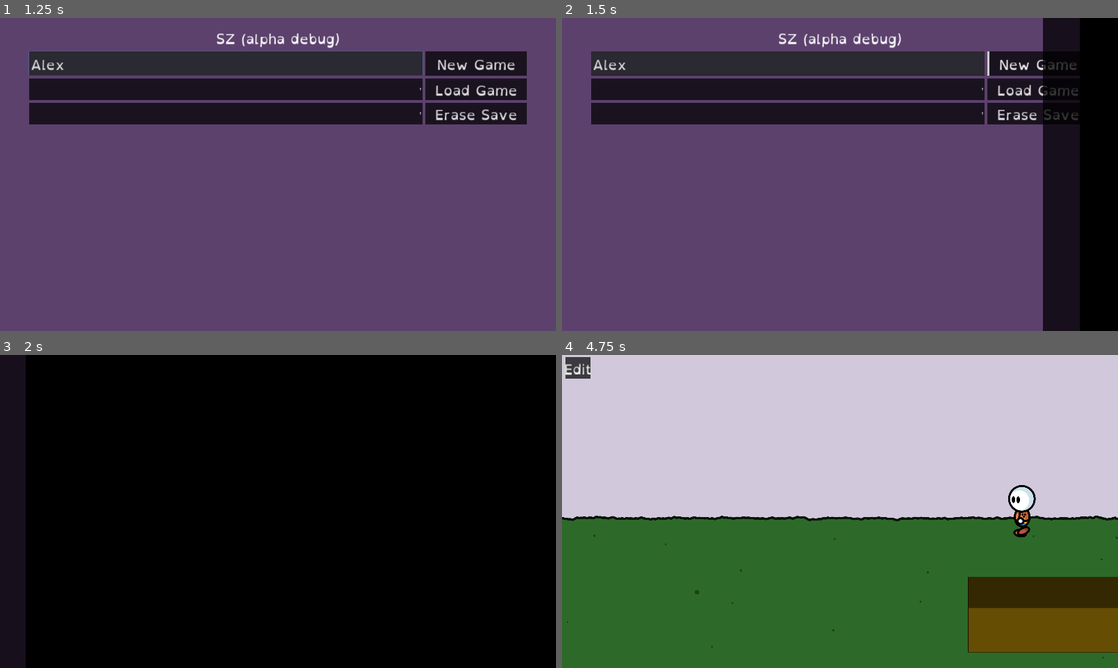
Above: before the commit, frames 1-4 (two rows, left to right).
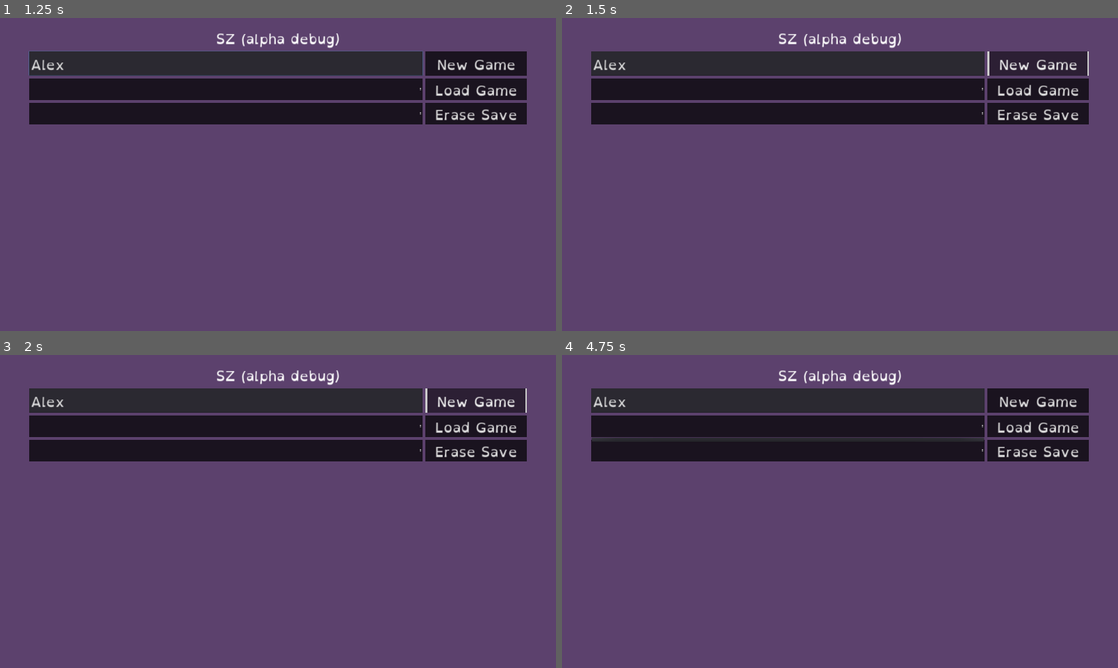
Above: after the commit, the same moments.

Repository: fupicat/szabandoned-0
Game: Godot game, scene res://Scenes/UI/Menu.tscn
Two runs of this game, one before a commit and one after it. Both use one fixed random seed, a clock stepped at 60 frames per second and the inputs below.
Inputs (mouse positions are in pixels of both pictures, inside the frame that each line leads up to):
- Up to frame 1 (1.25 s): click (227, 61) at 0.52 s; type "Alex" at 0.6 s
- Up to frame 2 (1.5 s): click "New Game" at 1.25 s
- Up to frame 3 (2 s): no input
- Up to frame 4 (4.75 s): click "New Game" at 2 s; move the mouse to (962, 495) at 2.77 s; hold Right (right) 2.78-3.5 s; hold Tab (mode) 2.78-3.5 s; click (578, 367) at 3.5 s, where only the run before the commit has a clickable "Edit"; click (789, 426) at 4.27 s

Frame 1 is identical in both runs. In frame 2, 13% of the frame differs, in the area x 86-100%, y 0-100%; in frame 3, 100%, in the area x 0-100%, y 0-100%; in frame 4, 100%.
Error after the commit: Parse Error: Variable "_i" already defined in the scope (at line 37). (res://Scripts/Global.gd:41)

Commit message:
Generate NPCs

Diff:
--- /dev/null
+++ b/Scenes/NPC.tscn
@@ -0,0 +1,38 @@
+[gd_scene load_steps=5 format=2]
+
+[ext_resource path="res://Scripts/NPC.gd" type="Script" id=1]
+[ext_resource path="res://Scenes/Scrat.tscn" type="PackedScene" id=2]
+
+[sub_resource type="RectangleShape2D" id=1]
+extents = Vector2( 56.6084, 27.8953 )
+
+[sub_resource type="CircleShape2D" id=2]
+radius = 202.807
+
+[node name="NPC" type="KinematicBody2D" groups=[
+"Interactable",
+"NPC",
+]]
+position = Vector2( 1221.91, 443.986 )
+script = ExtResource( 1 )
+
+[node name="Scrat" type="Node2D" parent="." instance=ExtResource( 2 )]
+
+[node name="CollisionShape2D" type="CollisionShape2D" parent="."]
+shape = SubResource( 1 )
+
+[node name="Wander" type="Timer" parent="."]
+one_shot = true
+
+[node name="Interact" type="Area2D" parent="."]
+
+[node name="CollisionShape2D" type="CollisionShape2D" parent="Interact"]
+shape = SubResource( 2 )
+
+[node name="RayCast2D" type="RayCast2D" parent="."]
+cast_to = Vector2( 500, 0 )
+[connection signal="timeout" from="Wander" to="." method="_on_Wander_timeout"]
+[connection signal="body_entered" from="Interact" to="." method="_on_Interact_body_entered"]
+[connection signal="body_exited" from="Interact" to="." method="_on_Interact_body_exited"]
+[connection signal="mouse_entered" from="Interact" to="." method="_on_Interact_mouse_entered"]
+[connection signal="mouse_exited" from="Interact" to="." method="_on_Interact_mouse_exited"]
--- a/Scenes/Places/Town.tscn
+++ b/Scenes/Places/Town.tscn
@@ -7,8 +7,7 @@
 [ext_resource path="res://Scripts/ExitMouse.gd" type="Script" id=5]
 [ext_resource path="res://Scripts/Placeable.gd" type="Script" id=6]
 [ext_resource path="res://Art/Placeables/SignHouse.png" type="Texture" id=7]
-[ext_resource path="res://Scripts/NPC.gd" type="Script" id=8]
-[ext_resource path="res://Scenes/Scrat.tscn" type="PackedScene" id=9]
+[ext_resource path="res://Scenes/NPC.tscn" type="PackedScene" id=8]
 [ext_resource path="res://Scenes/UI/Transition.tscn" type="PackedScene" id=10]
 
 [sub_resource type="RectangleShape2D" id=1]
@@ -22,12 +21,6 @@
 
 [sub_resource type="RectangleShape2D" id=4]
 extents = Vector2( 72.2358, 41.1125 )
-
-[sub_resource type="RectangleShape2D" id=5]
-extents = Vector2( 56.6084, 27.8953 )
-
-[sub_resource type="CircleShape2D" id=6]
-radius = 202.807
 
 [node name="Town" type="Node2D"]
 script = ExtResource( 1 )
@@ -93,33 +86,7 @@
 [node name="IntPos" type="Position2D" parent="Sign"]
 position = Vector2( 0, 74 )
 
-[node name="NPC" type="KinematicBody2D" parent="." groups=[
-"Interactable",
-"NPC",
-]]
-position = Vector2( 1221.91, 443.986 )
-script = ExtResource( 8 )
-
-[node name="Scrat" parent="NPC" instance=ExtResource( 9 )]
-
-[node name="CollisionShape2D" type="CollisionShape2D" parent="NPC"]
-shape = SubResource( 5 )
-
-[node name="Wander" type="Timer" parent="NPC"]
-one_shot = true
-
-[node name="Interact" type="Area2D" parent="NPC"]
-
-[node name="CollisionShape2D" type="CollisionShape2D" parent="NPC/Interact"]
-shape = SubResource( 6 )
-
-[node name="RayCast2D" type="RayCast2D" parent="NPC"]
-cast_to = Vector2( 500, 0 )
+[node name="NPC" parent="." instance=ExtResource( 8 )]
 
 [node name="Transition" parent="." instance=ExtResource( 10 )]
 [connection signal="body_entered" from="ToHouse" to="." method="_on_ToHouse_body_entered"]
-[connection signal="timeout" from="NPC/Wander" to="NPC" method="_on_Wander_timeout"]
-[connection signal="body_entered" from="NPC/Interact" to="NPC" method="_on_Interact_body_entered"]
-[connection signal="body_exited" from="NPC/Interact" to="NPC" method="_on_Interact_body_exited"]
-[connection signal="mouse_entered" from="NPC/Interact" to="NPC" method="_on_Interact_mouse_entered"]
-[connection signal="mouse_exited" from="NPC/Interact" to="NPC" method="_on_Interact_mouse_exited"]
--- a/Scenes/UI/Pause.tscn
+++ b/Scenes/UI/Pause.tscn
@@ -4,6 +4,7 @@
 [ext_resource path="res://SimpleTheme.tres" type="Theme" id=2]
 
 [node name="Pause" type="CanvasLayer"]
+layer = 10
 script = ExtResource( 1 )
 
 [node name="Pause" type="Control" parent="."]
@@ -28,48 +29,48 @@
 scroll_horizontal_enabled = false
 
 [node name="Bts" type="VBoxContainer" parent="Pause/ScrollContainer"]
-margin_top = 358.0
+margin_top = 373.0
 margin_right = 1720.0
-margin_bottom = 702.0
+margin_bottom = 687.0
 size_flags_horizontal = 3
 size_flags_vertical = 6
 custom_constants/separation = 10
 
 [node name="Continue" type="Button" parent="Pause/ScrollContainer/Bts"]
 margin_right = 1720.0
-margin_bottom = 88.0
+margin_bottom = 78.0
 text = "Continue"
 
 [node name="Man" type="HBoxContainer" parent="Pause/ScrollContainer/Bts"]
-margin_top = 98.0
+margin_top = 88.0
 margin_right = 1720.0
-margin_bottom = 186.0
+margin_bottom = 166.0
 size_flags_horizontal = 3
 custom_constants/separation = 10
 
 [node name="Save" type="Button" parent="Pause/ScrollContainer/Bts/Man"]
 margin_right = 855.0
-margin_bottom = 88.0
+margin_bottom = 78.0
 size_flags_horizontal = 3
 text = "Save Game"
 
 [node name="Load" type="Button" parent="Pause/ScrollContainer/Bts/Man"]
 margin_left = 865.0
 margin_right = 1720.0
-margin_bottom = 88.0
+margin_bottom = 78.0
 size_flags_horizontal = 3
 text = "Load Game"
 
 [node name="Container" type="Container" parent="Pause/ScrollContainer/Bts"]
-margin_top = 196.0
+margin_top = 176.0
 margin_right = 1720.0
-margin_bottom = 246.0
+margin_bottom = 226.0
 rect_min_size = Vector2( 0, 50 )
 
 [node name="Quit" type="Button" parent="Pause/ScrollContainer/Bts"]
-margin_top = 256.0
+margin_top = 236.0
 margin_right = 1720.0
-margin_bottom = 344.0
+margin_bottom = 314.0
 text = "Save and Quit"
 [connection signal="pressed" from="Pause/ScrollContainer/Bts/Continue" to="." method="_on_Continue_pressed"]
 [connection signal="pressed" from="Pause/ScrollContainer/Bts/Man/Save" to="." method="_on_Save_pressed"]
--- a/Scripts/Global.gd
+++ b/Scripts/Global.gd
@@ -4,14 +4,55 @@
 
 var house = []
 var memory = []
+var rng_seed = 0
+var npcs = []
+var scene_store = ''
 
 const TRANSITION = preload('res://Scenes/UI/Transition.tscn')
 const SPEECH = preload("res://Scenes/UI/TextBubble.tscn")
 
-var scene_store = ''
-
-func _init():
+enum LIKES {
+    games,
+    art,
+    nature,
+    food,
+    music,
+    electronics,
+    spaceships,
+    space,
+}
+
+func _ready():
     pause_mode = Node.PAUSE_MODE_PROCESS
+    randomize()
+    rng_seed = floor(rand_range(0, 100000))
+    seed(rng_seed)
+
+    var file = File.new()
+    file.open('res://Text/NameParts.tres', File.READ)
+    var name_list = file.get_as_text().split('\n', false)
+    file.close()
+
+    var likes_left = LIKES.values()
+    for _i in range(int(rand_range(3, 6))):
+        var gen_npc = {}
+
+        var npc_name = ''
+        for _i in range(int(rand_range(2, 4))):
+            npc_name += name_list[randi() % len(name_list)]
+
+        var npc_likes = int(likes_left[rand_range(0, likes_left.size() - 1)])
+        likes_left.erase(npc_likes)
+
+        var npc_formal = round(rand_range(-1, 1))
+        if npc_formal == -0:
+            npc_formal = 0
+
+        gen_npc['name'] = npc_name
+        gen_npc['likes'] = npc_likes
+        gen_npc['formal'] = npc_formal
+        npcs.append(gen_npc)
+    print(npcs)
 
 func _input(event):
     if event.is_action_pressed('pause'):
@@ -42,6 +83,8 @@
     var content = {'house':house,
             'scene':get_tree().current_scene.filename,
             'memory':memory,
+            'seed':rng_seed,
+            'npcs':npcs,
             }
     if !dir.dir_exists('user://saves'):
         dir.make_dir('user://saves')
--- a/Scripts/NPC.gd
+++ b/Scripts/NPC.gd
@@ -23,12 +23,12 @@
 
 enum BEHAVE {
     stop,
-    wander
+    wander,
 }
 
 func _ready():
     update_z()
-    randomize()
+    seed(Global.rng_seed)
 
     if behavior == BEHAVE.wander:
         $Wander.start(rand_range(0, 3))
--- a/Scripts/UI/Menu.gd
+++ b/Scripts/UI/Menu.gd
@@ -6,7 +6,6 @@
 
 func _on_New_pressed():
     Global.loaded_save = $M/V/New/LineEdit.text
-    generate_save()
     Global.transition_scene('res://Scenes/Places/House.tscn')
 
 func _on_Load_pressed():
@@ -19,10 +18,6 @@
         var dir = Directory.new()
         dir.remove('user://saves/' + $M/V/Erase/OptionButton.text + '.json')
         reload()
-
-func generate_save():
-    # Not done yet
-    pass
 
 func reload():
     $M/V/Load/OptionButton.clear()
--- /dev/null
+++ b/Text/NameParts.tres
@@ -0,0 +1,42 @@
+fu
+pi
+scra
+tch
+go
+dot
+no
+ba
+foo
+bar
+pam
+ham
+sei
+nao
+lo
+ko
+kao
+ca
+cho
+ro
+ga
+bil
+gas
+te
+mil
+ton
+bla
+da
+de
+di
+lo
+le
+li
+sa
+so
+se
+fa
+cro
+vou
+lar
+vi
+sor
Not shown: 1 places in Scenes/Places/Town.tscn that only renumber resources
